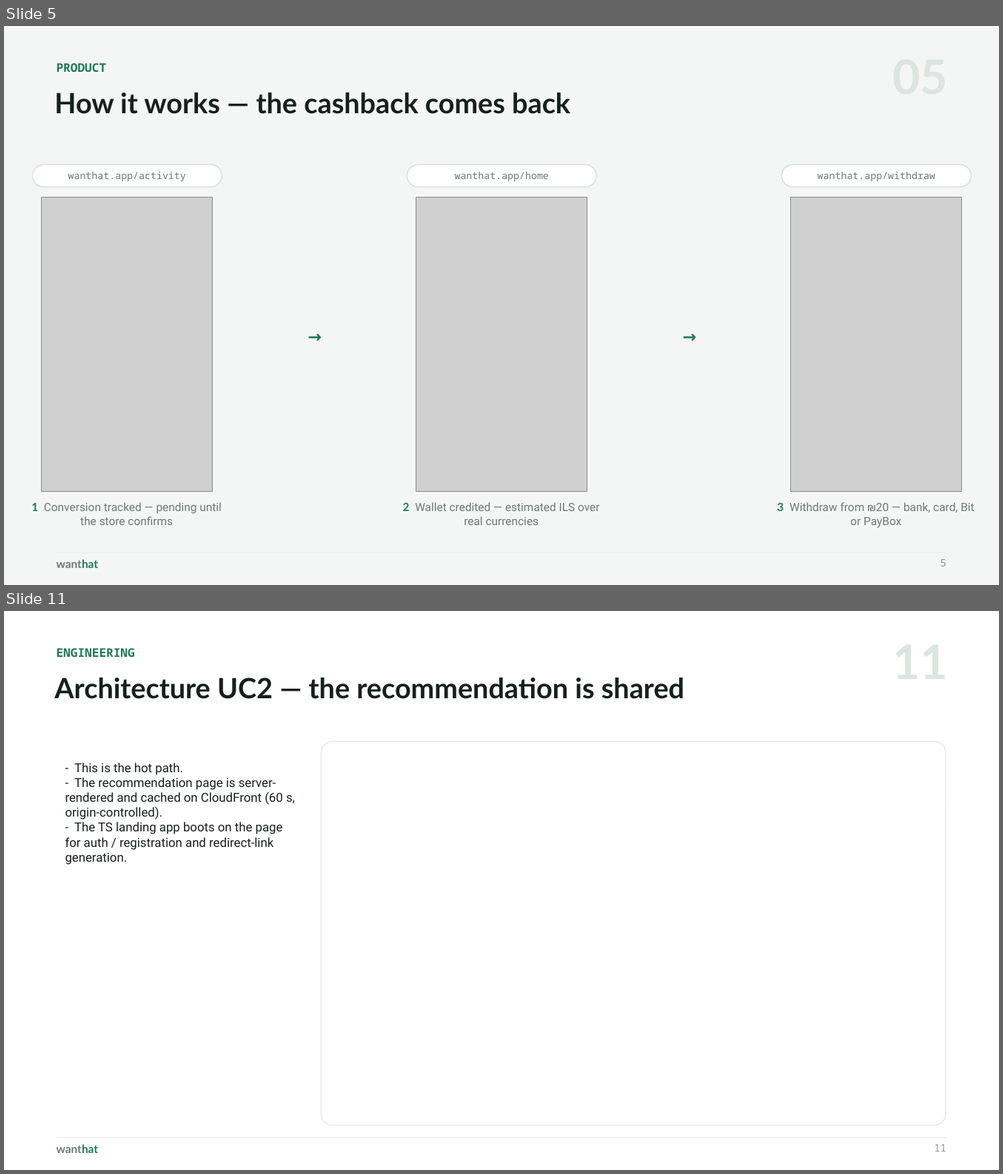
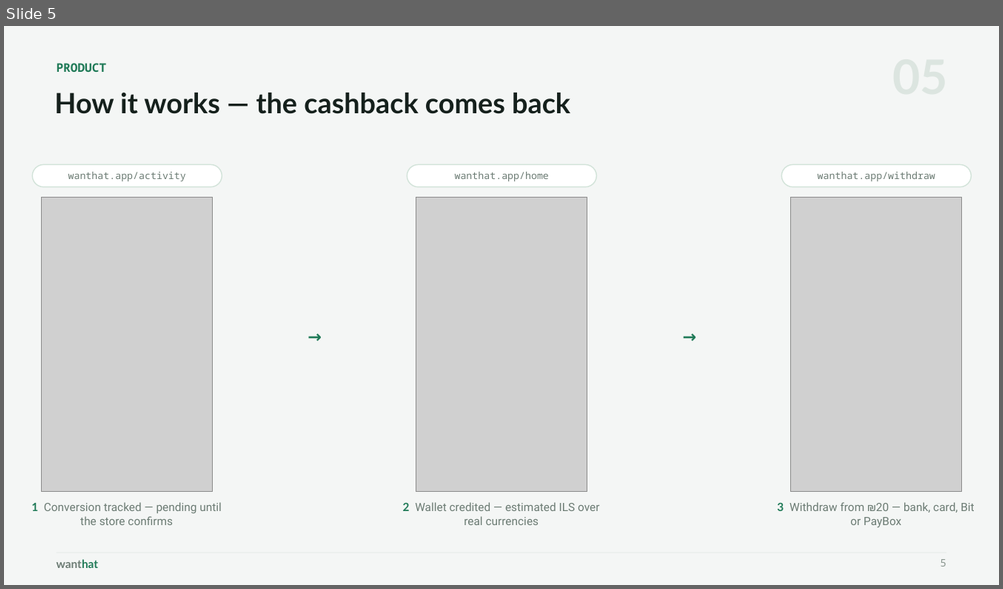
Before and after one commit to wanthat-app/monorepo, a slide deck: slides/wanthat-presentation.pptx. Shown one above the other, each under a label of ours: slides 5 and 11 before the commit, slide 5 after it; the slides between them are not shown. The pictures are 1003x1174 and 1003x589 pixels, drawn with LibreOffice and Linux fonts; fonts in the diff are those of the drawing; grey boxes stand for pictures. Boxes give left, top, right and bottom in pixels: in the first picture for what was removed or moved away, otherwise in the second. Text is boxed around its words. In the diff, an @@ line names an element or a change of style, - is before the commit and + after.

```diff
--- a/slides/wanthat-presentation.pptx
+++ b/slides/wanthat-presentation.pptx
@@ slide 11 removed at <box>4,611,999,1170</box>, background #FFFFFF @@
@@ text removed at <box>57,648,135,657</box> @@
-ENGINEERING
@@ text removed at <box>54,678,684,699</box> @@
-Architecture UC2 — the recommendation is shared
@@ rounded rectangle removed at <box>321,741,945,1126</box> @@
@@ text removed at <box>65,763,295,865</box> @@
-- This is the hot path.
-- The recommendation page is server-rendered and cached on CloudFront (60 s, origin-controlled).
-- The TS landing app boots on the page for auth / registration and redirect-link generation.
@@ rectangle removed at <box>57,1138,946,1139</box> @@
@@ text removed at <box>57,1145,99,1153</box> @@
-wanthat
@@ text removed at <box>933,1145,946,1152</box> @@
-11
```
Also in this commit, not shown: 2 slides changed, 9 slides added, 8 other slides removed, 3 other files.
